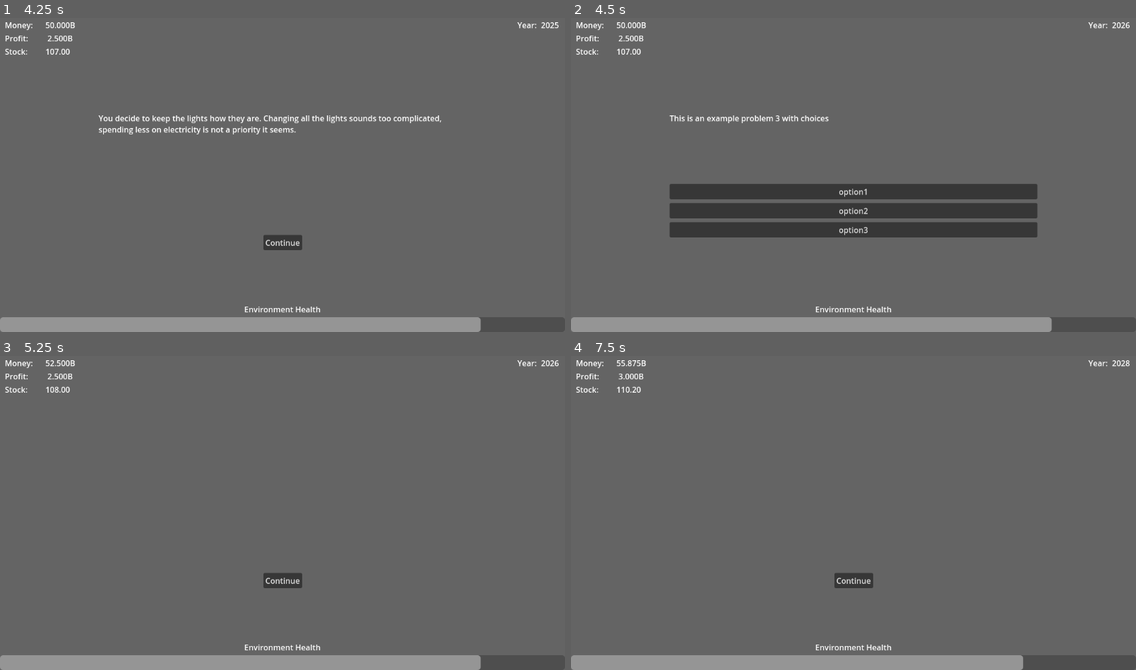
Above: before the commit, frames 1-4 (two rows, left to right).
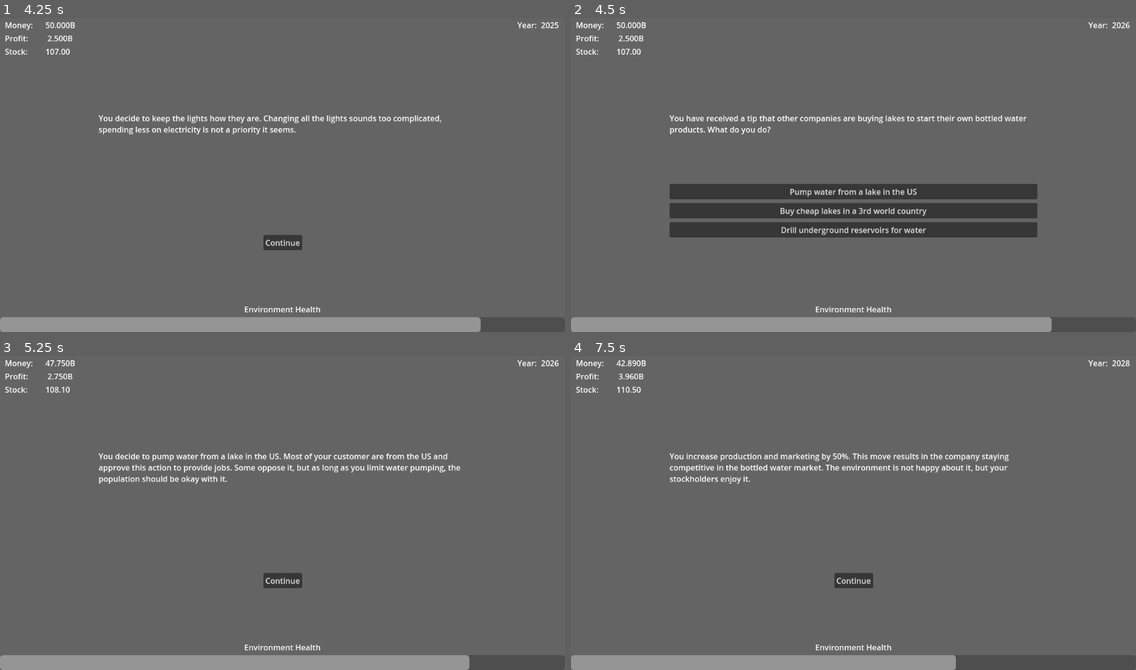
Above: after the commit, the same moments.

Repository: akirumisu/CSC355Game2
Game: Godot game, scene res://scenes/main_menu.tscn
Same seed, same stepped clock (60 frames per second), same inputs: the game is played once before the commit and once after it.
Inputs:
- Up to frame 1 (4.25 s): click "Start" at 0.5 s; click "Continue" at 1.25 s; click "Deny climate change" at 2 s; click "Continue" at 2.75 s; click "Keep the lights how they are" at 3.5 s
- Up to frame 2 (4.5 s): click "Continue" at 4.25 s
- Up to frame 3 (5.25 s): click "option1" (after the commit: "Pump water from a lake in the…") at 5 s
- Up to frame 4 (7.5 s): click "Continue" at 5.75 s; click "Compressed natural gas trucks" at 6.5 s; tap Enter (SelectContinue) at 7.25 s; tap 1 (SelectChoice1) at 7.35 s

Frame 1 is identical in both runs. In frame 2, 1.6% of the frame differs, in the area x 17-81%, y 31-70%; in frame 3, 1.6%; in frame 4, 1.9%, in the area x 8-80%, y 1-100%.

Commit message:
a little more

Diff:
--- a/scenes/game.tscn
+++ b/scenes/game.tscn
@@ -273,13 +273,19 @@
 anchor_top = 0.5
 anchor_right = 0.5
 anchor_bottom = 0.5
-offset_left = -250.0
-offset_top = -50.0
-offset_right = 250.0
-offset_bottom = 50.0
-grow_horizontal = 2
-grow_vertical = 2
-text = "Ending Text"
+offset_left = -425.0
+offset_top = -234.0
+offset_right = 425.0
+offset_bottom = 116.0
+grow_horizontal = 2
+grow_vertical = 2
+text = "Throughout this game, you have played the role of a CEO operating a large company. Every choice has been based on real world choices companies must make all the time.
+
+Some of these choices are a tough balance between profits and the environment. Other choices are simply low-hanging fruit for reducing carbon emissions. Unfortunately, most companies stick to the choices that keep them up with competitiors no matter how detrimental they are to the environment. Harmful effects to the environment subsequently hurt companies and their potential customers in the long-term.
+
+As we head into the future and more companies commit to a net zero policy, competitiors in the sector will be forced to switch as well or risk boycotts and targeted fees. However, companies that profit off of coal and natural gasses cannot be net zero by nature. The only way to reduce the environmental impact from these companies is to reduce reliance on coal and natural gasses to put them out of business.
+
+Inspiration: Nestlé, ExxonMobil, Fiji Water"
 
 [node name="EndingButton" type="Button" parent="Ending"]
 layout_mode = 1
@@ -289,9 +295,9 @@
 anchor_right = 0.5
 anchor_bottom = 1.0
 offset_left = -48.0
-offset_top = -98.0
+offset_top = -148.0
 offset_right = 48.0
-offset_bottom = -66.9999
+offset_bottom = -117.0
 grow_horizontal = 2
 grow_vertical = 0
 text = "Main Menu"
--- a/scripts/choice_script.gd
+++ b/scripts/choice_script.gd
@@ -16,30 +16,31 @@
 var summary2Option2 = "You decide to keep the lights how they are. Changing all the lights sounds too complicated, spending less on electricity is not a priority it seems."
 var summary2Option3 = "The savings from using LED lights are incredible. The cost of lighting is 400% cheaper for all buildings now. Lighting is only a tiny part of the companies expenses, so the amount you save equally tiny. Thankfully, having a smaller electricity bill helps out the environment."
 
-var choice3Text = "This is an example problem 3 with choices"
-var choice3Option1 = ["option1", 1.0, 0.0, 1.0, ""]
-var choice3Option2 = ["option2", 1.0, 0.0, 1.0, ""]
-var choice3Option3 = ["option3", 1.0, 0.0, 1.0, ""]
-var summary3Option1 = ""
-var summary3Option2 = ""
-var summary3Option3 = ""
+# https://en.wikipedia.org/wiki/Controversies_of_Nestl%C3%A9
+var choice3Text = "You have received a tip that other companies are buying lakes to start their own bottled water products. What do you do?"
+var choice3Option1 = ["Pump water from a lake in the US", 1.1, -2.0, 0.9, ""]
+var choice3Option2 = ["Buy cheap lakes in a 3rd world country", 1.3, -5.0, 0.9, ""]
+var choice3Option3 = ["Drill underground reservoirs for water", 1.3, -10.0, 0.8, ""]
+var summary3Option1 = "You decide to pump water from a lake in the US. Most of your customer are from the US and approve this action to provide jobs. Some oppose it, but as long as you limit water pumping, the population should be okay with it."
+var summary3Option2 = "You buy cheap lakes from a 3rd world country. Instead of selling water to citizens in the country, you decide to market your water to US customers. This creates immensive profits. The citizens from the 3rd world country are harmed by this practice."
+var summary3Option3 = "You drill underground reservoirs for water. It costs a lot of money to get started, but thankfully you can market this as the freshest water in the world. It works, and people are willing to pay extra for your bottled water. It turns out, these drills used to reach the underground reservoir emit a lot of CO2, along with destroying the environment."
 
 # https://afdc.energy.gov/vehicles/natural-gas
 var choice4Text = "The company is expanding greatly and needs a new flight of semi-trucks to deliver food products. What kind of fleet should you buy?"
 var choice4Option1 = ["Electric semi-trucks", 1.1, 1.0, 0.85, ""]
-var choice4Option2 = ["Compressed natural gas trucks", 1.2, -5, 0.95, ""]
-var choice4Option3 = ["Traditional semi-trucks", 1.3, -10.0, 0.9, ""]
+var choice4Option2 = ["Compressed natural gas trucks", 1.2, -10, 0.95, ""]
+var choice4Option3 = ["Traditional semi-trucks", 1.3, -15.0, 0.9, ""]
 var summary4Option1 = "You replace the fleet of semi-trucks with... electric semi-trucks. They were cheaper through a government tax write-off. The lower mileage until stopping for a recharge slightly lowered your production, but the environment thanks you."
 var summary4Option2 = "You replace the fleet of semi-trucks with... compressed natural gas trucks. There are some refue …(183 unchanged characters)…
 var summary4Option3 = "You replace the fleet of semi-trucks with... the same semi-trucks again. The other choices sounded too fancy and complicated. After all, other companies are still sticking with traditional semi-trucks as long as they can."
 
-var choice5Text = "This is an example problem 5 with choices"
-var choice5Option1 = ["option1", 1.0, 0.0, 1.0, ""]
-var choice5Option2 = ["option2", 1.0, 0.0, 1.0, ""]
-var choice5Option3 = ["option3", 1.0, -20.0, 1.0, ""]
-var summary5Option1 = ""
-var summary5Option2 = ""
-var summary5Option3 = ""
+var choice5Text = "You recieve another tip involving bottled water. Your competitors are planning on increasing their bottled water production along with aggressive marketing for a larger market share. What do you do?"
+var choice5Option1 = ["Increase production and marketing by 50%", 1.2, -5.0, 0.8, ""]
+var choice5Option2 = ["Increase production and marketing by 100%", 1.3, -10.0, 0.6, ""]
+var choice5Option3 = ["Leave the bottled water industry", 0.8, 1.0, 1.0, ""]
+var summary5Option1 = "You increase production and marketing by 50%. This move results in the company staying competitive in the bottled water market. The environment is not happy about it, but your stockholders enjoy it."
+var summary5Option2 = "You double down and increase production and marketing by 100%. As a result, your market share in bottled water increased even after competitiors marketing. Unfortunately, you get into a little bit of legal trouble as the population notices your antics. Perhaps you increased production too much?"
+var summary5Option3 = "You leave the bottled water industry. Hurting the environment just to stay competitive is not worth it."
 
 var choice6Text = "This is an example problem 6 with choices"
 var choice6Option1 = ["option1", 1.0, 0.0, 1.0, ""]
@@ -112,14 +113,6 @@
 var summary14Option1 = ""
 var summary14Option2 = ""
 var summary14Option3 = ""
-
-var choice15Text = "The population is becoming increasingly worried about climate change. People have started to boycott your company, along with other companies emitting high CO2."
-var choice15Option1 = ["Cut emissions and advertise about it", 1.0, 0.1, 0.9, ""]
-var choice15Option2 = ["Cut emissions", 0.95, 0.1, 1.0, ""]
-var choice15Option3 = ["Do nothing", 1.0, -1.0, 1.0, ""]
-var summary15Option1 = ""
-var summary15Option2 = ""
-var summary15Option3 = ""
 
 # https://en.wikipedia.org/wiki/ExxonMobil_climate_change_denial#Lobbying_against_emissions_regulations
 var choice16Text = "Congress have cracked down on climate change to appease the population. If the deal goes through, your company will have to lower CO2 emissions or take hefty fines."
@@ -129,6 +122,14 @@
 var summary16Option1 = "You slightly lower production and emissions. Your company does not have to pay a fine."
 var summary16Option2 = "You do nothing. The deal went through Congress, and your company was forced to pay a fine. Thankfully the profit from production mostly offset the fines."
 var summary16Option3 = "You lobby against emissions regulations. It was... successful. It may be bad for the environment, but your stockholders are happy."
+
+var choice15Text = "The population is still becoming increasingly worried about climate change. People have started to boycott your company, along with other companies who do not have a net zero carbon plan."
+var choice15Option1 = ["Introduce a net zero plan... and stick to it", 0.9, 1.0, 0.5, ""]
+var choice15Option2 = ["Introduce a net zero plan... and half stick to it", 0.95, -10.0, 0.8, ""]
+var choice15Option3 = ["Do nothing", 0.6, -20.0, 1.0, ""]
+var summary15Option1 = "You introduce an achievable net zero plan. Your company plans to stick to it and avoid any future contreversies. Unfortunately, the environment has already been damaged over the years from your actions as well as other companies. But at least this way, you can profit from future consumers in a changing world."
+var summary15Option2 = "You introduce an unachievable net zero plan. Your company would have to completely restructure the way you process food, and you deem that unattainable. Thankully, the public doesn't know that the company doesn't plan on meeting it's net zero goals. In the future, most people will forget the promises your company made."
+var summary15Option3 = "You do nothing, hoping that this will blow over. It doesn't. Other companies introduce net zero plans, while yours remains boycotted and targetted more than ever."
 
 # I AM STOPPING HERE AT YEAR 2040, INSTEAD OF THE YEAR 2050 AS ORIGINALLY PLANNED.
 # https://i.kym-cdn.com/photos/images/newsfeed/001/983/888/25d.png
